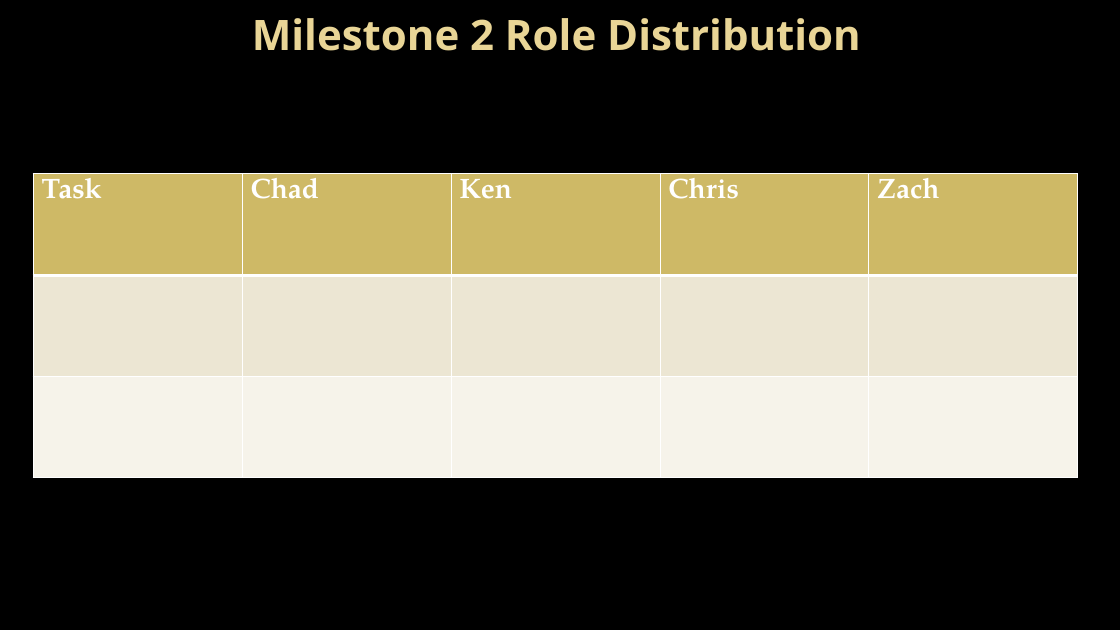
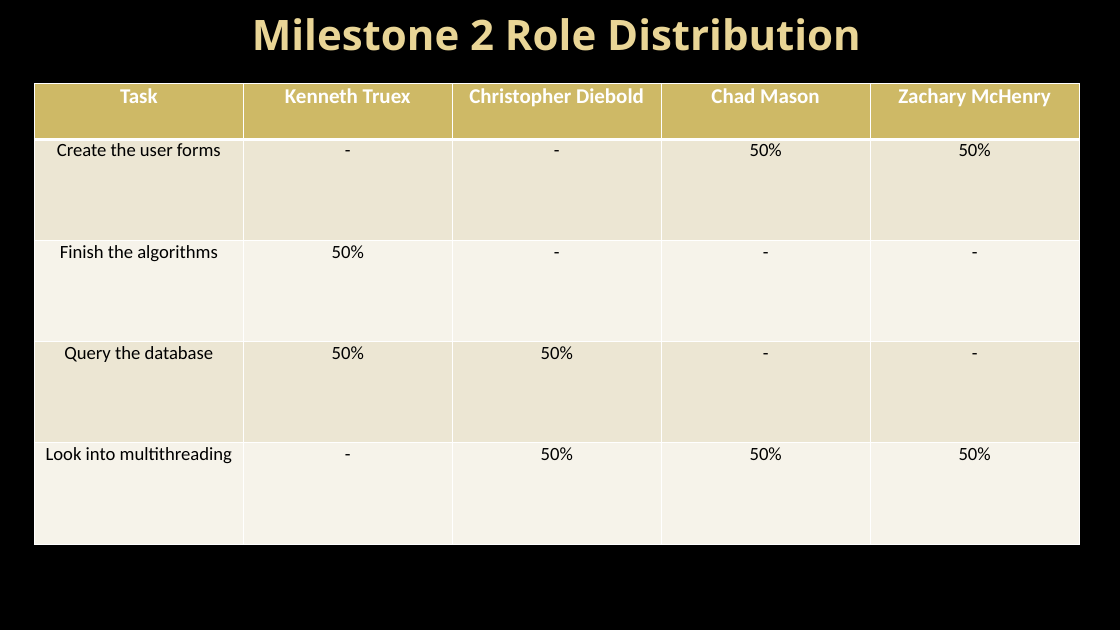
Before and after one commit to Topgun122104/SeniorProj, a slide deck: slide 8 of Documents/Presentations/Milestone 2 presentation.pptx (slide 13 before the commit). Drawn at 1120x630 pixels with LibreOffice and Linux fonts; fonts in the diff are those of the drawing; background and template pictures are left out. Boxes give left, top, right and bottom in pixels: in the first picture for what was removed or moved away, otherwise in the second. Text is boxed around its words. In the diff, an @@ line names an element or a change of style, - is before the commit and + after.

Commit message:
Finished milestone 2 pres

```diff
--- a/Documents/Presentations/Milestone 2 presentation.pptx
+++ b/Documents/Presentations/Milestone 2 presentation.pptx
@@ table at (34,84,1081,544) @@
-row 1: Task | Chad | Ken | Chris | Zach
-row 2:  |  |  |  | 
-row 3:  |  |  |  | 
+row 1: Task | Kenneth Truex | Christopher Diebold | Chad Mason | Zachary McHenry
+row 2: Create the user forms | - | - | 50% | 50%
+row 3: Finish the algorithms | 50% | - | - | -
+row 4: Query the database | 50% | 50% | - | -
+row 5: Look into multithreading | - | 50% | 50% | 50%
@@ table: place and size @@
-table at (34,174,1080,478)
+table at (34,84,1081,544)
```
Also in this commit, not shown: 1 other slide changed, 2 slides added, 7 slides removed, 1 other file.
